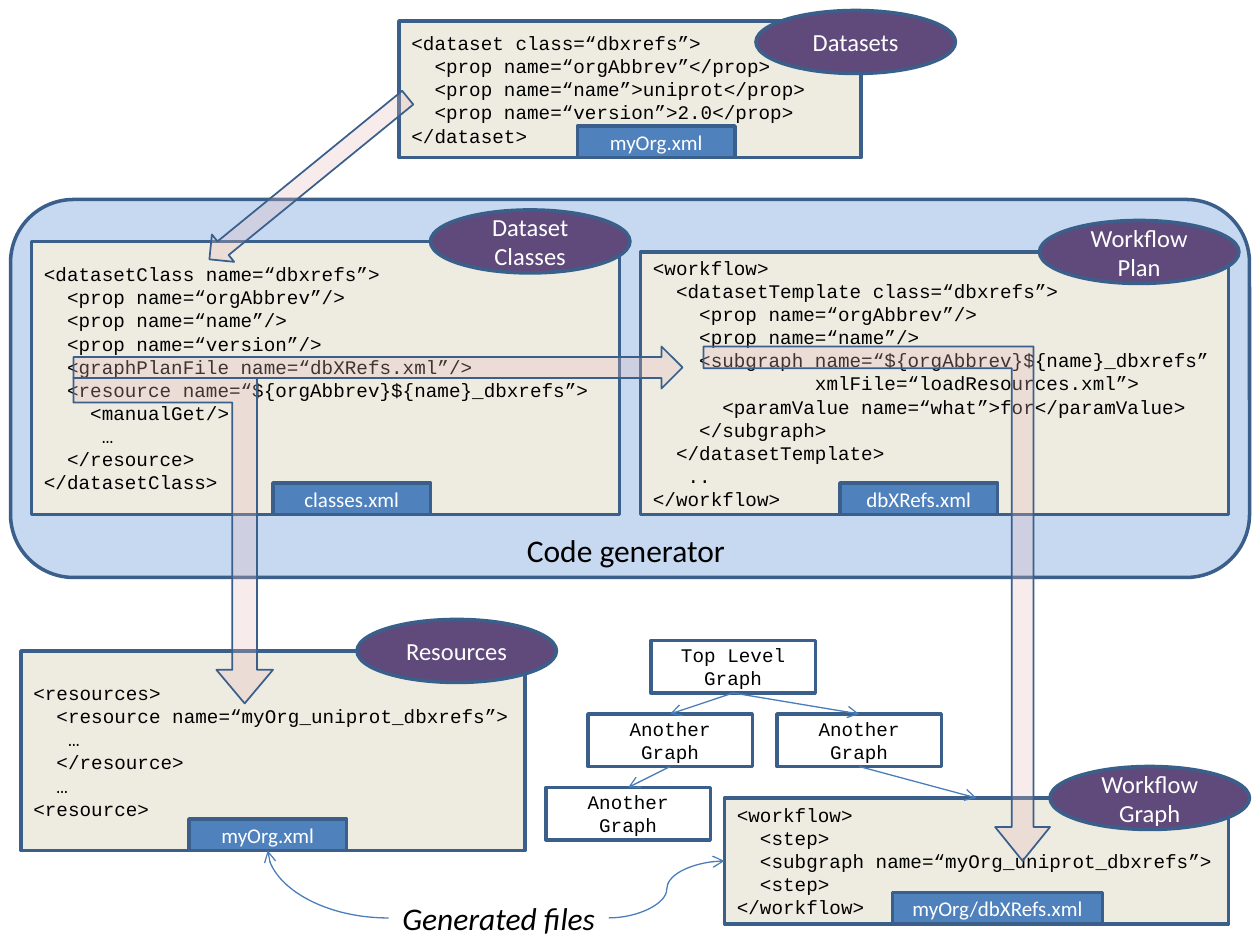
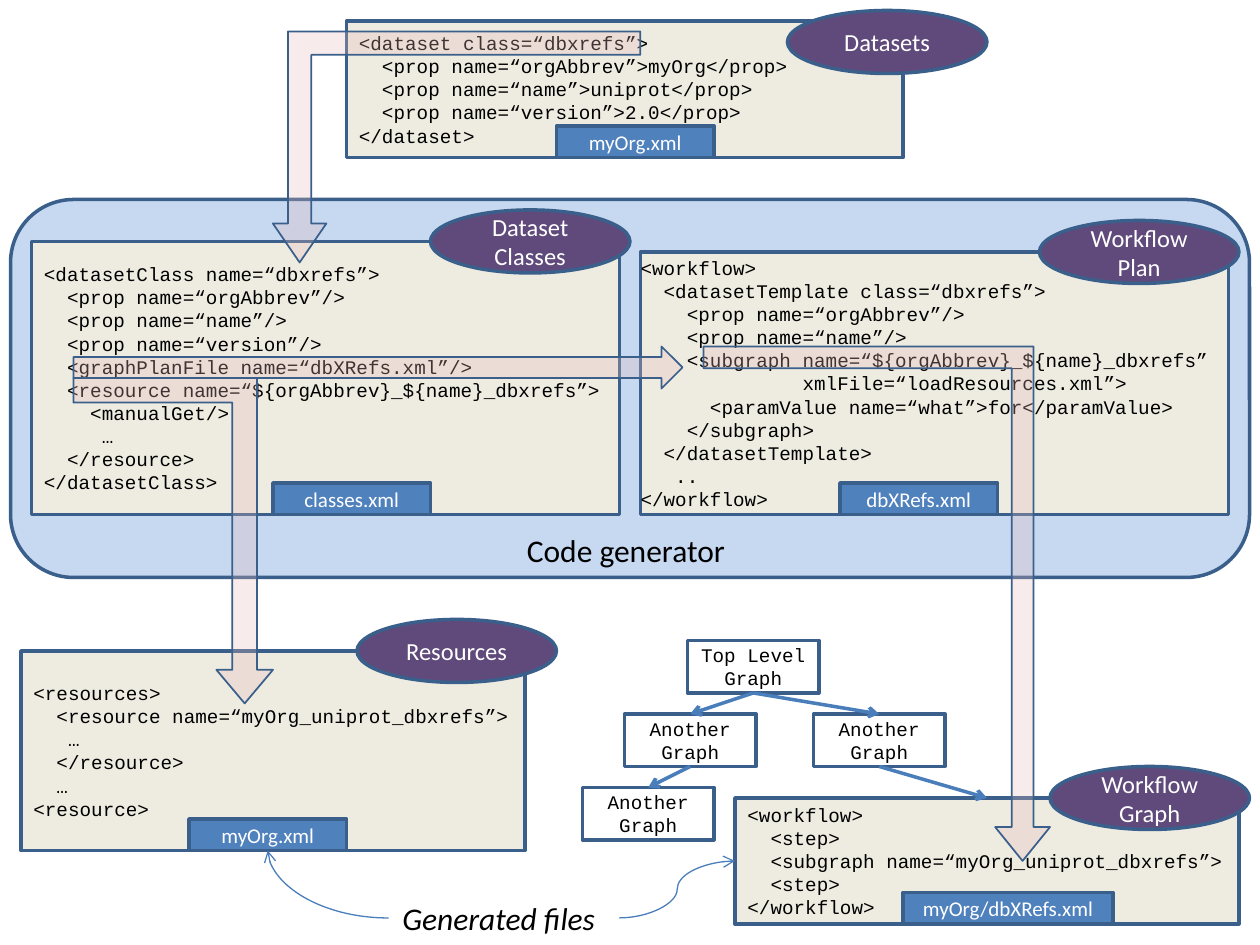
Before and after one commit to VEuPathDB/ReFlow, a slide deck: slide 1 of Dataset/doc/Overview.pptx. Drawn at 1260x945 pixels with LibreOffice and Linux fonts; fonts in the diff are those of the drawing. Boxes give left, top, right and bottom in pixels: in the first picture for what was removed or moved away, otherwise in the second. Text is boxed around its words. In the diff, an @@ line names an element or a change of style, - is before the commit and + after.

Commit message:
minor adjustments

```diff
--- a/Dataset/doc/Overview.pptx
+++ b/Dataset/doc/Overview.pptx
@@ rectangle "<dataset class=“dbxrefs”>": place and size @@
-rectangle "<dataset class=“dbxrefs”>" at [399, 21, 862, 158]
+rectangle "<dataset class=“dbxrefs”>" at [346, 21, 903, 158]
@@ ellipse "Datasets": place and size @@
-ellipse "Datasets" at [756, 10, 955, 73]
+ellipse "Datasets" at [788, 10, 987, 73]
@@ bent up arrow added at [273, 32, 641, 262], fill #E6B9B8 at 28% opacity, outline #3A5F8C 1 pt @@
@@ right arrow removed at [198, 84, 418, 273] @@
@@ text in rectangle at [382, 60, 787, 77]: text changed @@
-<prop name=“orgAbbrev”</prop>
+<prop name=“orgAbbrev”>myOrg</prop>
@@ rectangle "myOrg.xml": place and size @@
-rectangle "myOrg.xml" at [577, 126, 735, 158]
+rectangle "myOrg.xml" at [557, 126, 714, 158]
@@ text in rectangle at [687, 354, 1208, 374]: text changed @@
-<subgraph name=“${orgAbbrev}${name}_dbxrefs”
+<subgraph name=“${orgAbbrev}_${name}_dbxrefs”
@@ text in rectangle at [67, 383, 600, 403]: text changed @@
-<resource name=“${orgAbbrev}${name}_dbxrefs”>
+<resource name=“${orgAbbrev}_${name}_dbxrefs”>
@@ rectangle "Top Level Graph": place and size @@
-rectangle "Top Level Graph" at [651, 640, 815, 693]
+rectangle "Top Level Graph" at [688, 640, 819, 693]
@@ rectangle "Another Graph": place and size @@
-rectangle "Another Graph" at [588, 714, 752, 767]
+rectangle "Another Graph" at [625, 714, 756, 767]
@@ arrow (753, 693) - (690, 714): stroke #4B7EBC 0.75 pt to #4B7EBC 2 pt @@
@@ arrow (753, 693) - (879, 714): stroke #4B7EBC 0.75 pt to #4B7EBC 2 pt @@
@@ rectangle "Another Graph": place and size @@
-rectangle "Another Graph" at [777, 714, 941, 767]
+rectangle "Another Graph" at [814, 714, 945, 767]
@@ 3 arrows: place and size @@
-3 arrows at [629, 693, 859, 788]
+3 arrows at [648, 693, 879, 788]
@@ arrow (690, 766) - (648, 788): stroke #4B7EBC 0.75 pt to #4B7EBC 2 pt @@
@@ arrow moved from (859, 766) - (976, 798) to (879, 766) - (987, 798) @@
@@ arrow (879, 766) - (987, 798): stroke #4B7EBC 0.75 pt to #4B7EBC 2 pt @@
@@ rectangle "Another Graph": place and size @@
-rectangle "Another Graph" at [546, 788, 709, 840]
+rectangle "Another Graph" at [582, 788, 713, 840]
@@ 2 rectangles, 1 curved arrow: place and size @@
-2 rectangles, 1 curved arrow at [609, 798, 1228, 924]
+2 rectangles, 1 curved arrow at [620, 798, 1239, 924]
```
